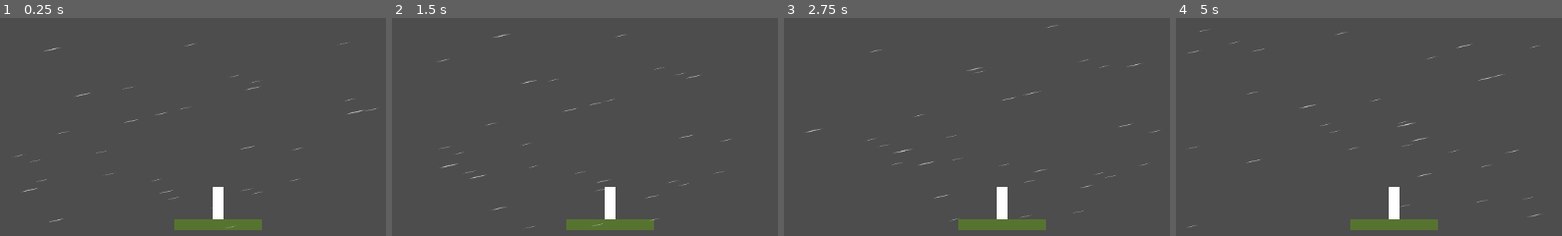
Above: before the commit, frames 1-4 (left to right).
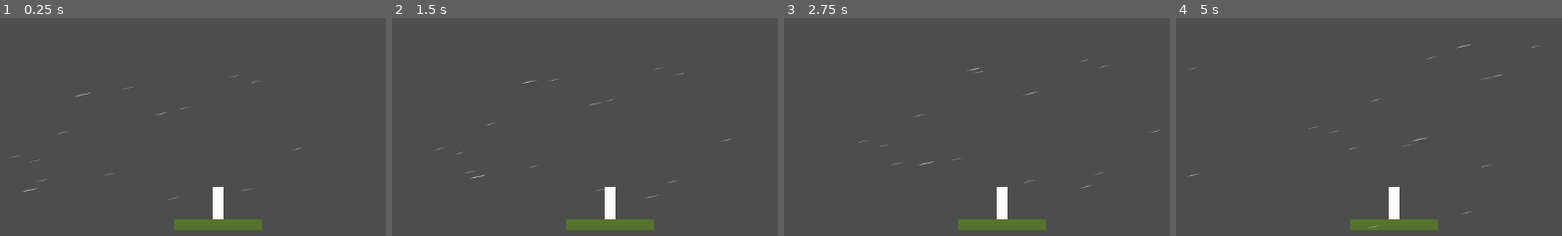
Above: after the commit, the same moments.

Repository: Doozitron9000/wind-game
Game: Godot game, scene res://levels/test_level.tscn
Two runs of this game, one before a commit and one after it. Both use one fixed random seed, a clock stepped at 60 frames per second and the inputs below.
Inputs:
- Up to frame 1 (0.25 s): no input
- Up to frame 2 (1.5 s): hold Right (right) 0.53-1.28 s; hold A (left) from 1.28 s (still down)
- Up to frame 3 (2.75 s): release A (left) at 2.03 s; hold Right (right) from 2.03 s (still down)
- Up to frame 4 (5 s): release Right (right) at 3.53 s; hold A (left) from 3.53 s (still down)

The runs differ from the first frame. In frame 1, 0.2% of the frame differs, in the area x 3-98%, y 11-97%; in frame 2, 0.2%; in frame 3, 0.2%; in frame 4, 0.3%, in the area x 3-95%, y 5-97%.

Commit message:
Updated to allow multiple wind sources to affect an object
Wind affected object now have to have a dictionary
of winds affected them allowing multiple
winds to affect and object and to be added
and removed appropriately

Diff:
--- a/environment/scripts/wind_particles.gd
+++ b/environment/scripts/wind_particles.gd
@@ -62,7 +62,8 @@
 		multimesh.set_instance_custom_data(i, Color(0.0, 0.0, depth, 0.0))
 
 ## Sets up the params for the particle shader. These are used to determine
-## which partciles should be masked
+## which particles should be masked as well as the particle size, speed
+## and streaks
 func bind_shader_parameters() -> void:
 	# get the material
 	var mat : ShaderMaterial = material as ShaderMaterial
--- a/environment/scripts/wind_zone.gd
+++ b/environment/scripts/wind_zone.gd
@@ -51,14 +51,25 @@
 ## if applicable
 func _on_body_entered(body: Node2D) -> void:
 	if body.is_in_group("wind_affected"):
-		body.wind = wind
+		# add this wind to the body's dictionary keyed to the id of this
+		body.winds[get_instance_id()] = wind
+		recalculate_wind(body)
 
 ## When a body exits  this it has the wind removed from it
 ## if applicable..... IF we end up having overlapping windzones
 ## this will be a problem and will need to be addressed
 func _on_body_exited(body: Node2D) -> void:
 	if body.is_in_group("wind_affected"):
-		body.wind = Vector2.ZERO
+		# remove this wind from the leaving object's dictionary
+		body.winds.erase(get_instance_id())
+		recalculate_wind(body)
+
+## recalculate the total wind of a wind affected object
+func recalculate_wind(body: Node2D) -> void:
+	var total := Vector2.ZERO
+	for v in body.winds.values():
+		total += v
+	body.total_wind = total
 
 ## gets the bounding box of the wind zone
 func get_global_bounds() -> Rect2:
--- a/levels/test_level.tscn
+++ b/levels/test_level.tscn
@@ -26,7 +26,7 @@
 [node name="WindZone" parent="." instance=ExtResource("2_x25rp")]
 position = Vector2(-16, -152)
 wind = Vector2(50, -11.895)
-particles_per_1000px2 = 0.4
+particles_per_1000px2 = 0.2
 
 [node name="Collision" parent="WindZone" index="0"]
 position = Vector2(7.199999, -3.4833317)
--- a/player/scripts/player.gd
+++ b/player/scripts/player.gd
@@ -2,7 +2,10 @@
 
 var speed := 200 # the player's max speed
 var jump_velocity := -400 # the velocity imparted by the player jumping
-var wind := Vector2.ZERO # The current wind acting on the player
+# A dictionary of winds currently affecting the player keyed to the source id
+var winds : Dictionary = {}
+# the total wind force currently applying to this object
+var total_wind : Vector2 = Vector2.ZERO
 
 func _physics_process(delta: float) -> void:
 	movement(delta)
